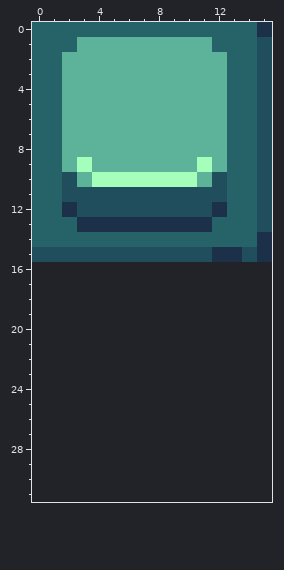
Two versions of one pixel-art sprite, sprites/sprite_button.png. Above: the version before the commit.
The file is 16x16 pixels. The old version is drawn lined up with the new one, on the new canvas.
And afterwards:
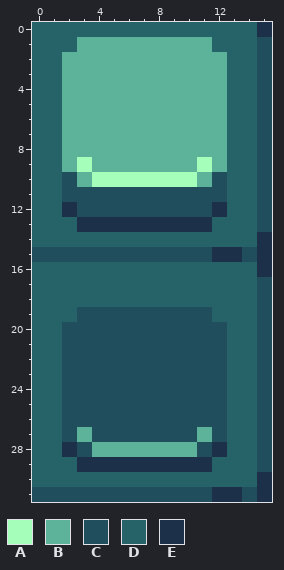
Palette (. is transparent): A #a5ffba  B #5db39a  C #204e5c  D #266368  E #1d304a
Edits made:
canvas 16x16 -> 16x32
@@ x 0..15 @@
 15 CCCCCCCCCCCCEECE
-16 ................
-17 ................
-18 ................
-19 ................
-20 ................
-21 ................
-22 ................
-23 ................
-24 ................
-25 ................
-26 ................
-27 ................
-28 ................
-29 ................
-30 ................
-31 ................
+16 DDDDDDDDDDDDDDDE
+17 DDDDDDDDDDDDDDDC
+18 DDDDDDDDDDDDDDDC
+19 DDDCCCCCCCCCDDDC
+20 DDCCCCCCCCCCCDDC
+21 DDCCCCCCCCCCCDDC
+22 DDCCCCCCCCCCCDDC
+23 DDCCCCCCCCCCCDDC
+24 DDCCCCCCCCCCCDDC
+25 DDCCCCCCCCCCCDDC
+26 DDCCCCCCCCCCCDDC
+27 DDCBCCCCCCCBCDDC
+28 DDECBBBBBBBCEDDC
+29 DDDEEEEEEEEEDDDC
+30 DDDDDDDDDDDDDDDE
+31 CCCCCCCCCCCCEECE
Boxes around the changes in both pictures, in picture pixels (x1, y1, x2, y2):
added: (32, 262, 272, 502)
